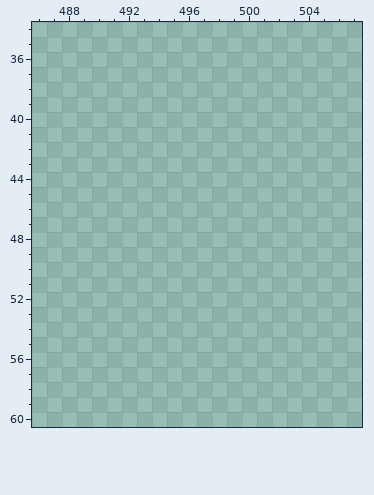
Two states of a pixel-art file, Assets/Artwork/Aseprite/TileSets/Hub.aseprite. The first picture shows the starting point.
640x640 pixels, 1 frame. Shown: x 486..507, y 34..60. The commit also changed other parts of the picture, which this record leaves out.
After the commit:
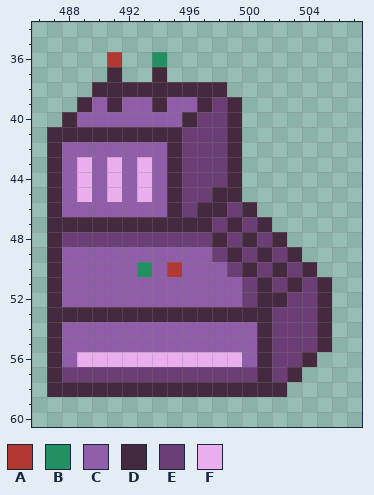
Palette (. is transparent): A #b33831  B #239063  C #905ea9  D #45293f  E #6b3e75  F #eaaded
What changed:
Layer "Layer 1 Copy":
y 36: x 491 . -> A; x 494 . -> B
y 37: x 491 . -> D; x 494 . -> D
y 38: x 490..498 ......... -> DDDDDDDDD
y 39: x 489..499 ........... -> DCDCCDCCDED
y 40: x 488..499 ............ -> DCCCCCCCDEED
y 41: x 487..499 ............. -> DDDDDDDDDEEED
y 42: x 487..499 ............. -> DCCCCCCCDEEED
y 43..44: x 487..499 ............. -> DCFCFCFCDEEED
y 45: x 487..499 ............. -> DCFCFCFCDEEDD
y 46: x 487..500 .............. -> DCCCCCCCDEDDED
y 47: x 487..501 ............... -> DDDDDDDDDDDEDED
y 48: x 487..502 ................ -> DEEEEEEEEEEDEDED
y 49: x 487..503 ................. -> DCCCCCCCCCCEDEDED
y 50: x 487..504 .................. -> DCCCCCBCACCCEDEDED
y 51: x 487..505 ................... -> DCCCCCCCCCCCCEDEDED
y 52: x 487..505 ................... -> DCCCCCCCCCCCCEDDEED
y 53: x 487..505 ................... -> DDDDDDDDDDDDDDDEEED
y 54..55: x 487..505 ................... -> DCCCCCCCCCCCCCDEEED
y 56: x 487..504 .................. -> DCFFFFFFFFFFFCDEED
y 57: x 487..503 ................. -> DEEEEEEEEEEEEEDED
y 58: x 487..502 ................ -> DDDDDDDDDDDDDDDD
Pixel boxes of the changes (left, top, right, bottom) in both pictures:
added: (47, 52, 332, 397)
